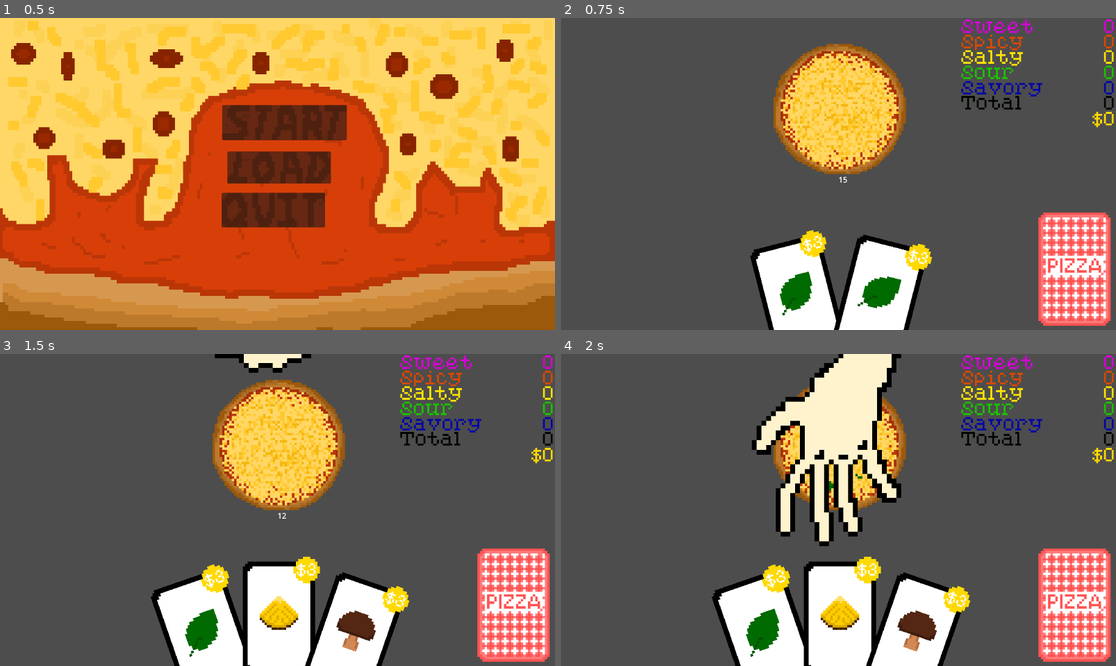
Above: before the commit, frames 1-4 (two rows, left to right).
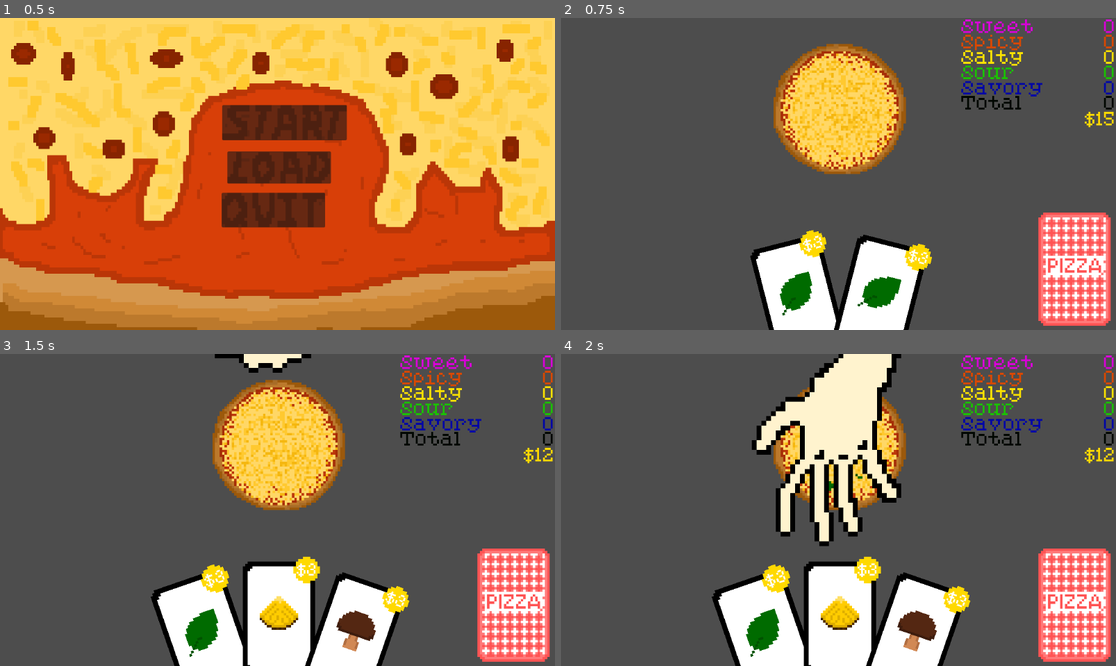
Above: after the commit, the same moments.

Repository: bstrong5923/Pizzatro
Game: Godot game, scene res://Scenes/title_screen.tscn
Two runs of this game, one before a commit and one after it. Both use one fixed random seed, a clock stepped at 60 frames per second and the inputs below.
Inputs (mouse positions are in pixels of both pictures, inside the frame that each line leads up to):
- Up to frame 1 (0.5 s): no input
- Up to frame 2 (0.75 s): click (844, 124) at 0.5 s
- Up to frame 3 (1.5 s): tap Enter at 1.25 s; move the mouse to (238, 631) at 1.27 s; click (238, 631) at 1.42 s
- Up to frame 4 (2 s): no input

Frame 1 is identical in both runs. In frame 2, 0.1% of the frame differs, in the area x 50-100%, y 30-53%; in frame 3, 0.1%; in frame 4, 0.1%.

Commit message:
fixed balance display

Diff:
--- a/Scenes/balance.gd
+++ b/Scenes/balance.gd
@@ -11,4 +11,4 @@
 	display_balance()
 
 func display_balance():
-	text = str(balance)
+	text = "$" + str(balance)
--- a/Scenes/card.gd
+++ b/Scenes/card.gd
@@ -13,7 +13,7 @@
 		hand.go(ingredient)
 		play_timer.cooldown() # wait for animation to finish before you can click another
 		discard_self() # discard this one
-		Balance.change_balance(-3)
+		get_node_or_null("/root/Game/Labels/Balance").change_balance(-3)
 		var checker = get_node("card_function") # do the function
 		checker.set_card(ingredient)
 		checker.check_function()
--- a/Scenes/game.gd
+++ b/Scenes/game.gd
@@ -3,4 +3,4 @@
 
 func _ready() -> void:
 	Deck.go()
-	Balance.set_balance(15)
+	$Labels/Balance.set_balance(15)
--- a/project.godot
+++ b/project.godot
@@ -19,7 +19,6 @@
 
 Deck="*res://Scenes/deck.gd"
 Score="*res://Scenes/score.gd"
-Balance="*res://Scenes/balance.gd"
 
 [rendering]
 
